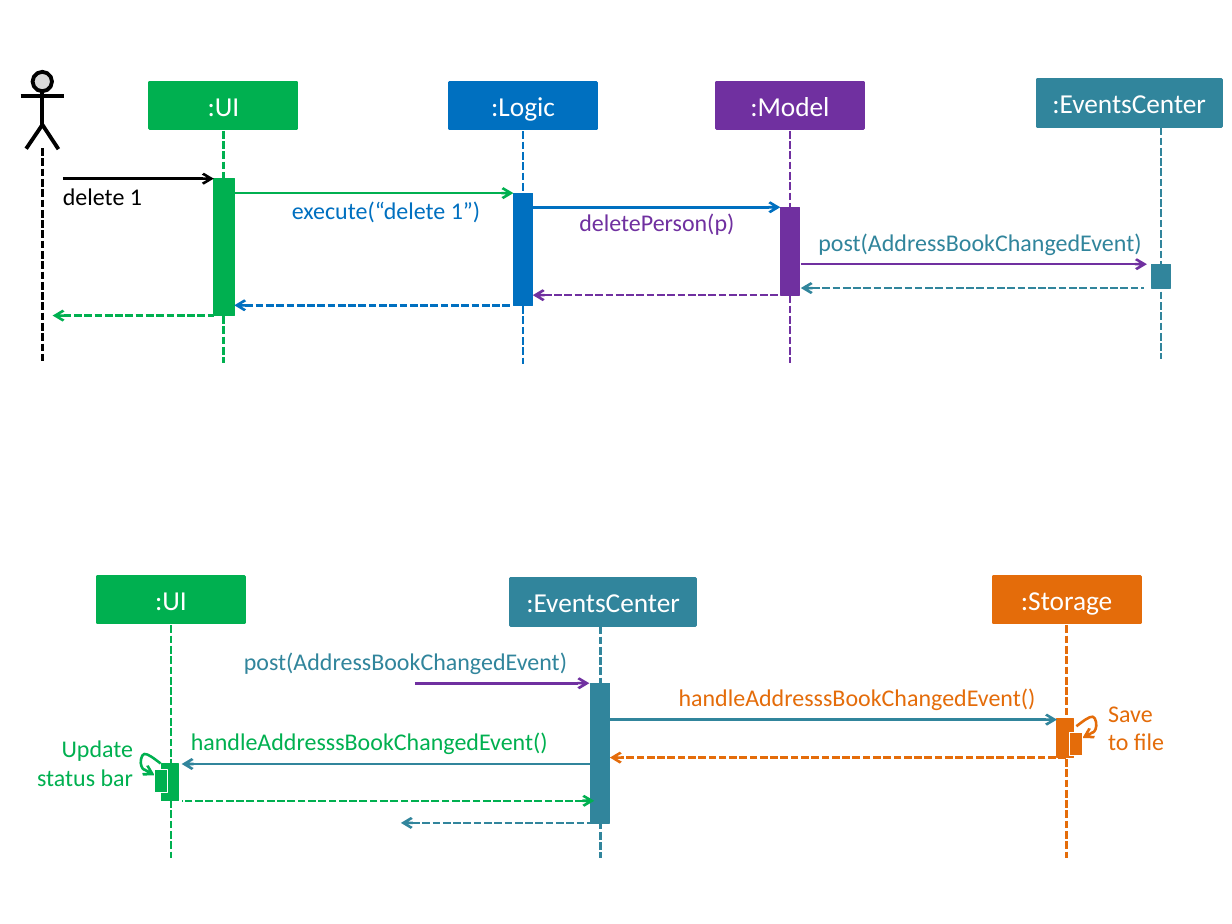
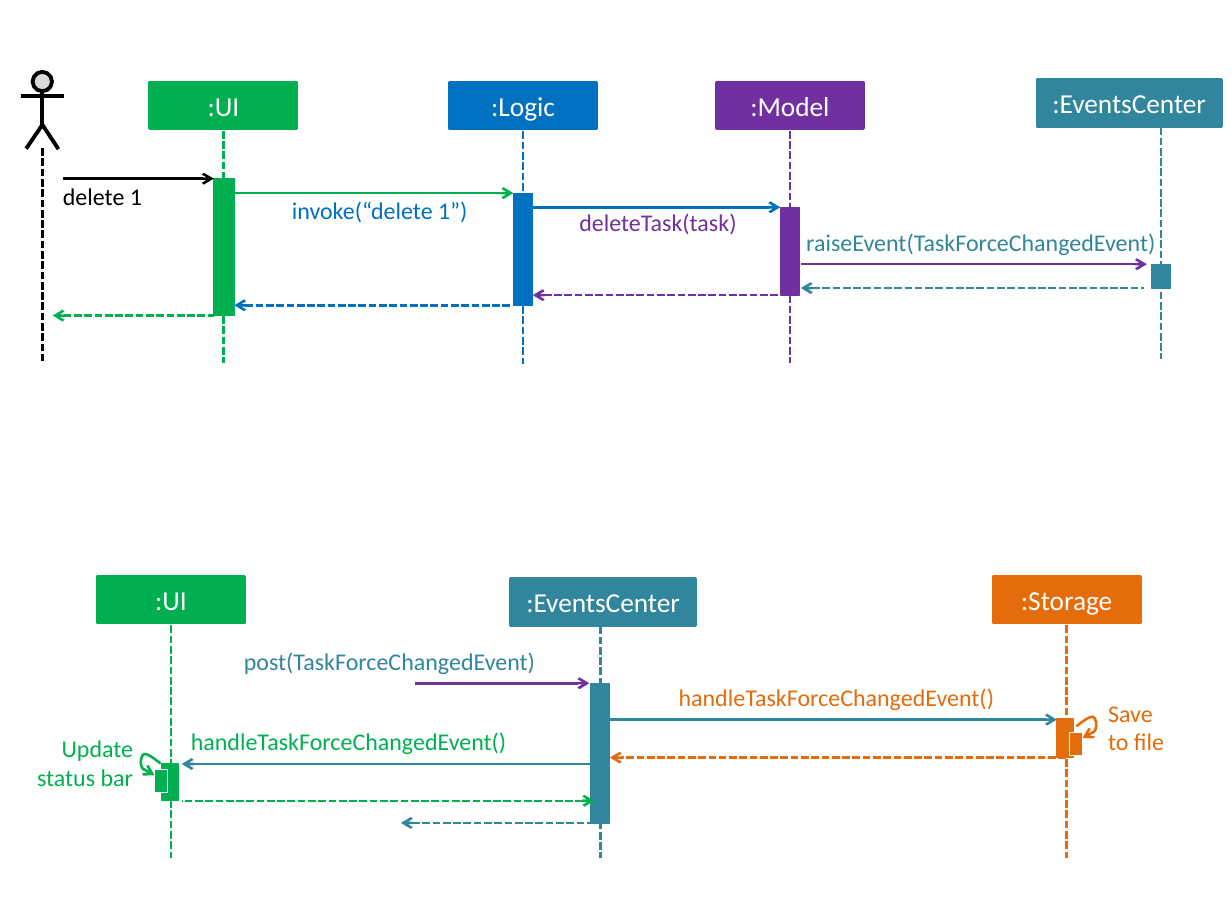
Before and after one commit to tanboonjoon/main, a slide deck: slide 3 of docs/diagrams/Diagrams.pptx. Drawn at 1232x924 pixels with LibreOffice and Linux fonts; fonts in the diff are those of the drawing. Boxes give left, top, right and bottom in pixels: in the first picture for what was removed or moved away, otherwise in the second. Text is boxed around its words. In the diff, an @@ line names an element or a change of style, - is before the commit and + after.

```diff
--- a/docs/diagrams/Diagrams.pptx
+++ b/docs/diagrams/Diagrams.pptx
@@ text at (x1=292, y1=201, x2=467, y2=222): text changed @@
-execute(“delete 1”)
+invoke(“delete 1”)
@@ text at (x1=579, y1=213, x2=736, y2=234): text changed @@
-deletePerson(p)
+deleteTask(task)
@@ text at (x1=806, y1=233, x2=1155, y2=255): text changed @@
-post(AddressBookChangedEvent)
+raiseEvent(TaskForceChangedEvent)
@@ text at (x1=244, y1=652, x2=535, y2=674): text changed @@
-post(AddressBookChangedEvent)
+post(TaskForceChangedEvent)
@@ text at (x1=679, y1=688, x2=994, y2=710): text changed @@
-handleAddresssBookChangedEvent()
+handleTaskForceChangedEvent()
@@ text at (x1=191, y1=732, x2=506, y2=754): text changed @@
-handleAddresssBookChangedEvent()
+handleTaskForceChangedEvent()
```
Also in this commit, not shown: 5 other slides changed.
